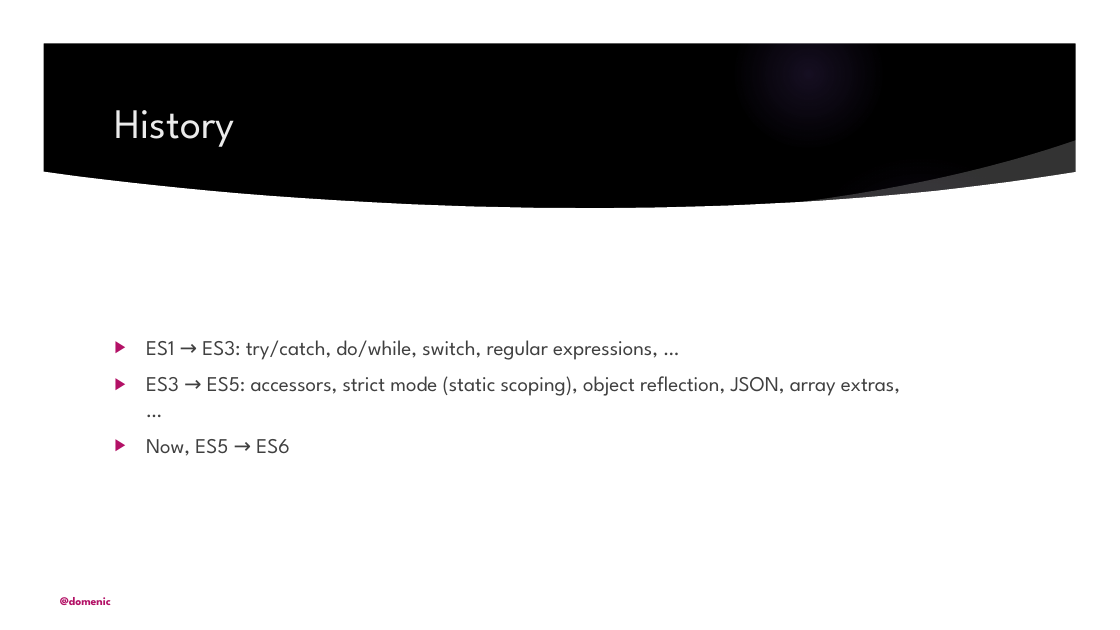
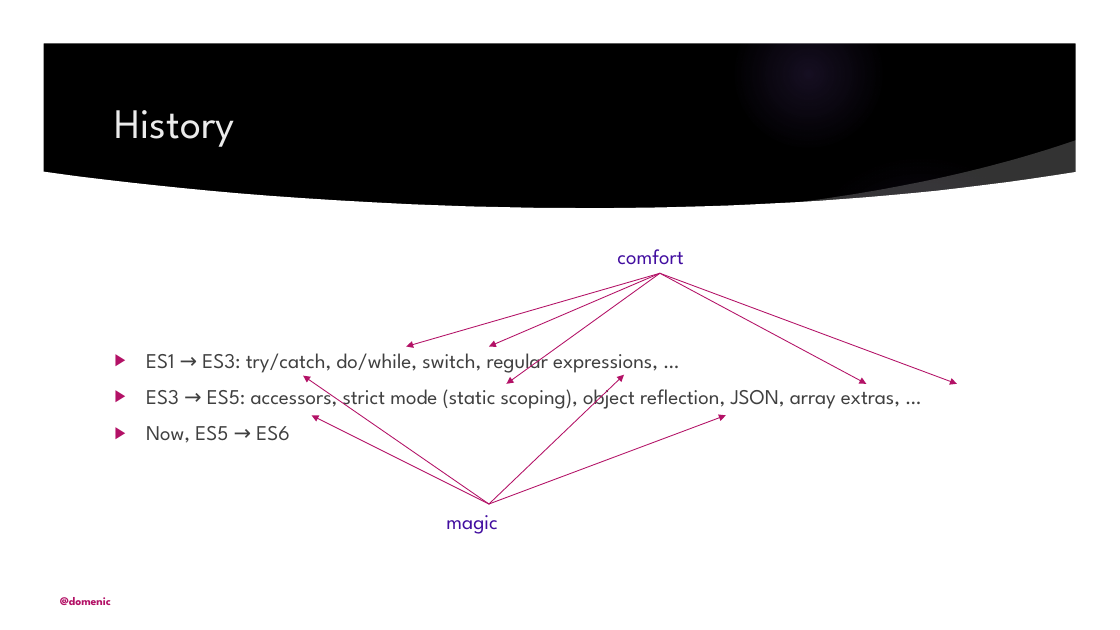
Before and after one commit to domenic/es6isnigh, a slide deck: slide 4 of assets/presentation-30-minutes.pptx. Drawn at 1120x630 pixels with LibreOffice and Linux fonts; fonts in the diff are those of the drawing; background and template pictures are left out. Boxes give left, top, right and bottom in pixels: in the first picture for what was removed or moved away, otherwise in the second. Text is boxed around its words. In the diff, an @@ line names an element or a change of style, - is before the commit and + after.

```diff
--- a/assets/presentation-30-minutes.pptx
+++ b/assets/presentation-30-minutes.pptx
@@ text "ES1 → ES3: try/catch, do/while, ..." rewrapped from box(146, 340, 900, 456) to box(146, 347, 900, 443) @@
@@ group added at box(406, 249, 957, 384): 5 arrows, 1 text @@
+comfort
@@ group added at box(303, 375, 726, 534): 4 arrows, 1 text @@
+magic
```
Also in this commit, not shown: 4 other slides changed, 1 slide removed, 1 other file.
